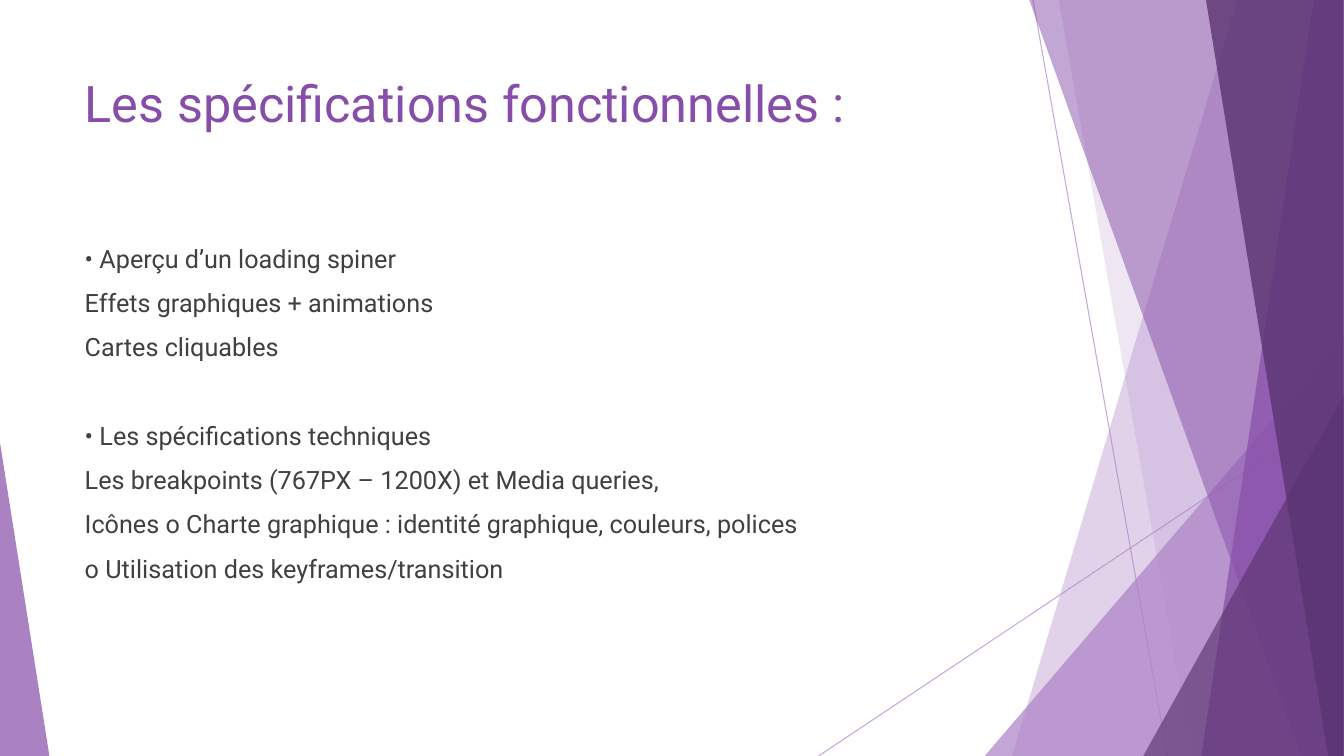
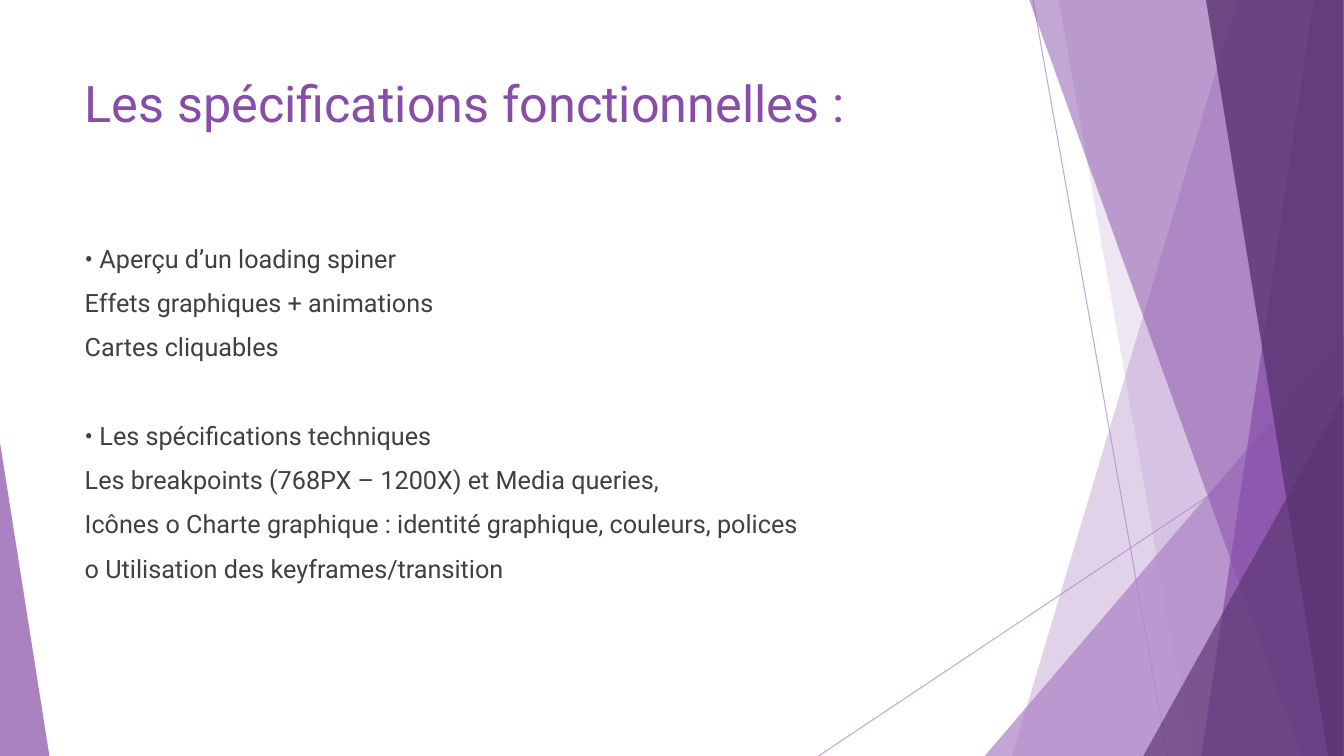
Before and after one commit to vrudy77/Ohmyfood, a slide deck: slide 5 of SUPPORT PROJET N°3.pptx. Drawn at 1344x756 pixels with LibreOffice and Linux fonts; fonts in the diff are those of the drawing. Boxes give left, top, right and bottom in pixels: in the first picture for what was removed or moved away, otherwise in the second. Text is boxed around its words. In the diff, an @@ line names an element or a change of style, - is before the commit and + after.

```diff
--- a/SUPPORT PROJET N°3.pptx
+++ b/SUPPORT PROJET N°3.pptx
@@ text at [85,469,658,495]: text changed @@
-Les breakpoints (767PX – 1200X) et Media queries,
+Les breakpoints (768PX – 1200X) et Media queries,
```
Also in this commit, not shown: 2 other slides changed, 5 slides added, 6 other files.
